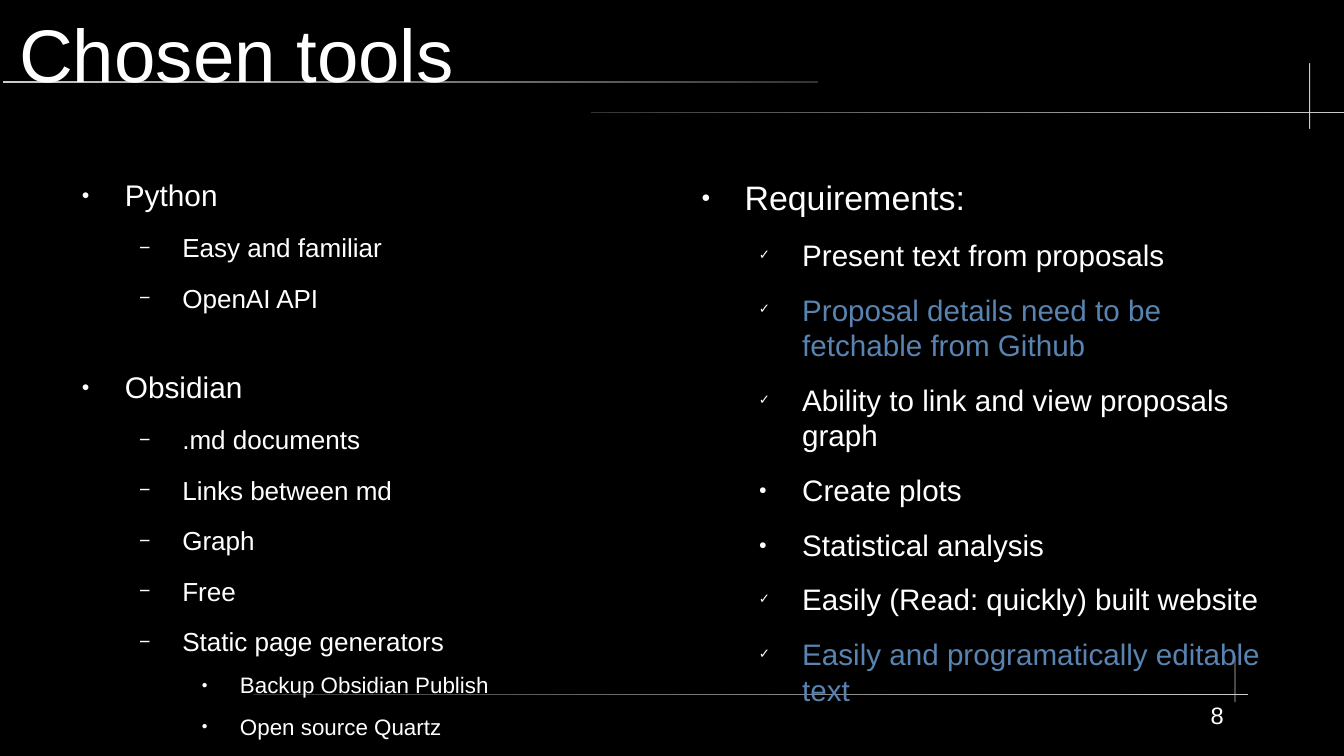
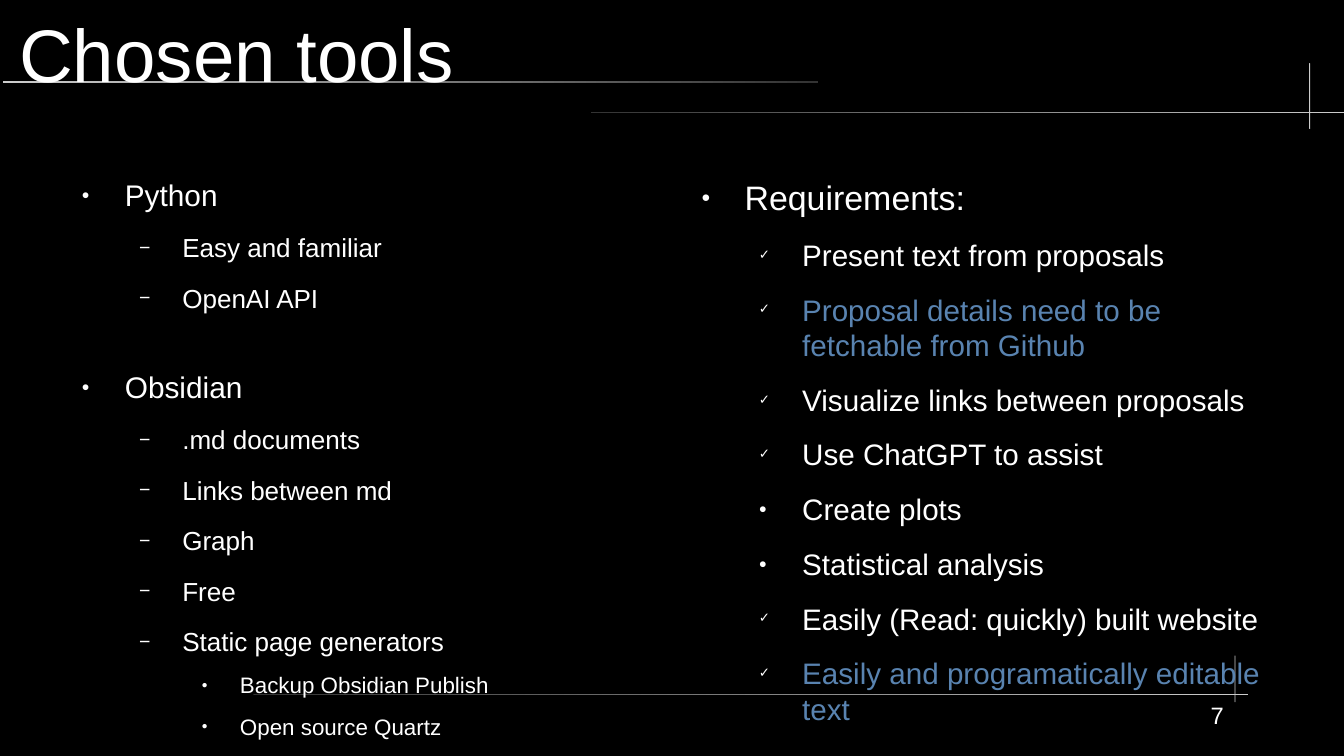
Before and after one commit to KWaloen/tc39_proposals_project, a slide deck: slide 7 of Data Analysis/Presentation/JS Proposals Project.odp (slide 8 before the commit). Drawn at 1344x756 pixels with LibreOffice and Linux fonts; fonts in the diff are those of the drawing. Boxes give left, top, right and bottom in pixels: in the first picture for what was removed or moved away, otherwise in the second. Text is boxed around its words. In the diff, an @@ line names an element or a change of style, - is before the commit and + after.

```diff
--- a/Data Analysis/Presentation/JS Proposals Project.odp
+++ b/Data Analysis/Presentation/JS Proposals Project.odp
@@ text at box(802, 389, 1244, 466): text changed @@
-  ✓ Ability to link and view proposals graph
+  ✓ Visualize links between proposals
+  ✓ Use ChatGPT to assist
@@ page number at box(1211, 707, 1224, 724): text changed @@
-8
+7
```
Also in this commit, not shown: 3 other slides changed, 2 slides added, 1 slide removed, 1 other file.
